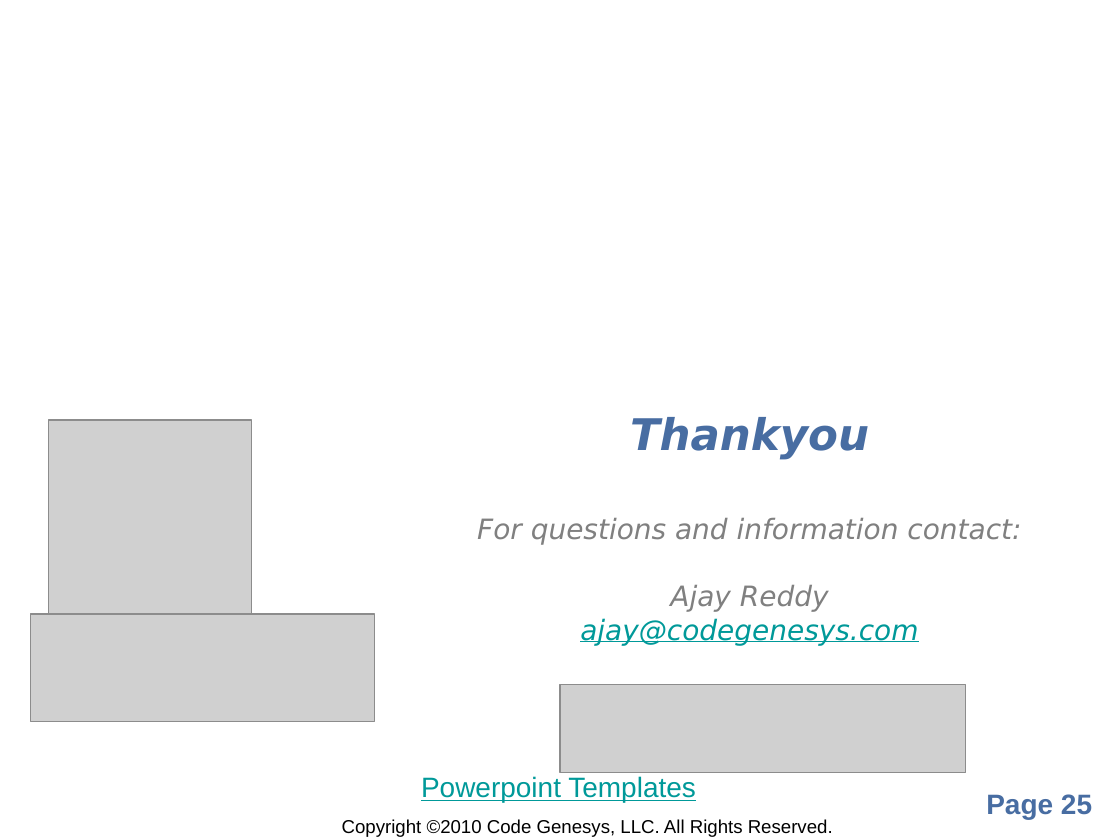
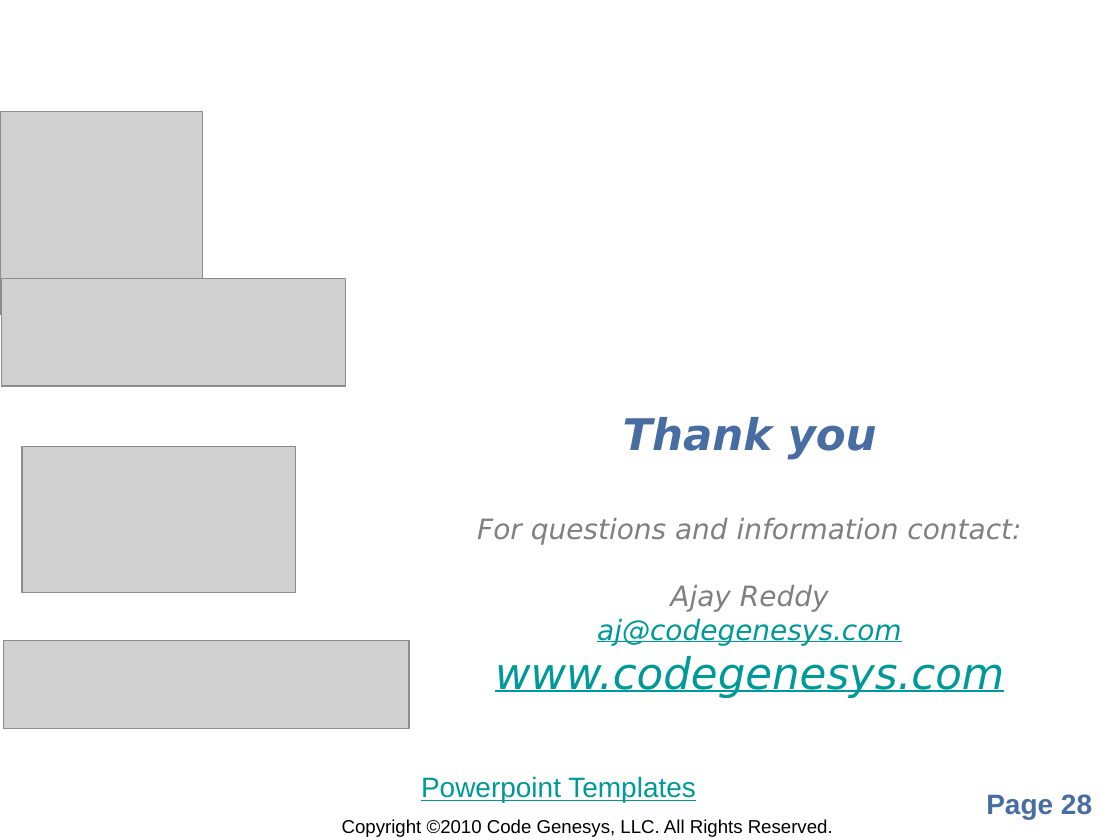
Before and after one commit to balarkrishnan/organizational, a slide deck: slide 28 of GitHub.pptx (slide 25 before the commit). Drawn at 1120x840 pixels with LibreOffice and Linux fonts; fonts in the diff are those of the drawing; grey boxes stand for pictures; background and template pictures are left out. Boxes give left, top, right and bottom in pixels: in the first picture for what was removed or moved away, otherwise in the second. Text is boxed around its words. In the diff, an @@ line names an element or a change of style, - is before the commit and + after.

```diff
--- a/GitHub.pptx
+++ b/GitHub.pptx
@@ picture: place and size @@
-picture at [48,420,251,623]
+picture at [0,111,203,314]
@@ picture: place and size @@
-picture at [31,614,375,721]
+picture at [1,279,345,386]
@@ text at [623,417,877,460]: spaces changed @@
-Thankyou
+Thank you
@@ picture added at [22,447,296,594] @@
@@ text at [495,618,1004,698]: text changed; size 18 to 28 pt @@
-ajay@codegenesys.com
+aj@codegenesys.com
+www.codegenesys.com
@@ picture: place and size @@
-picture at [560,684,965,773]
+picture at [3,641,409,729]
@@ page number at [986,794,1092,819]: text changed @@
-Page 25
+Page 28
```
Also in this commit, not shown: 5 other slides changed, 4 slides added, 1 slide removed.
